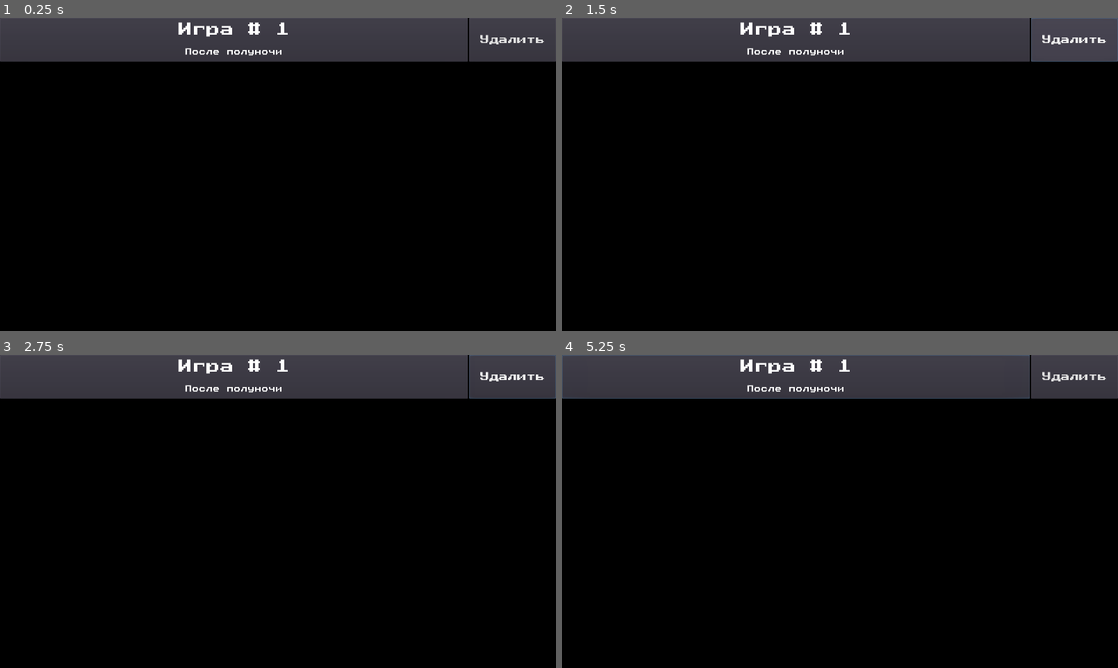
Above: before the commit, frames 1-4 (two rows, left to right).
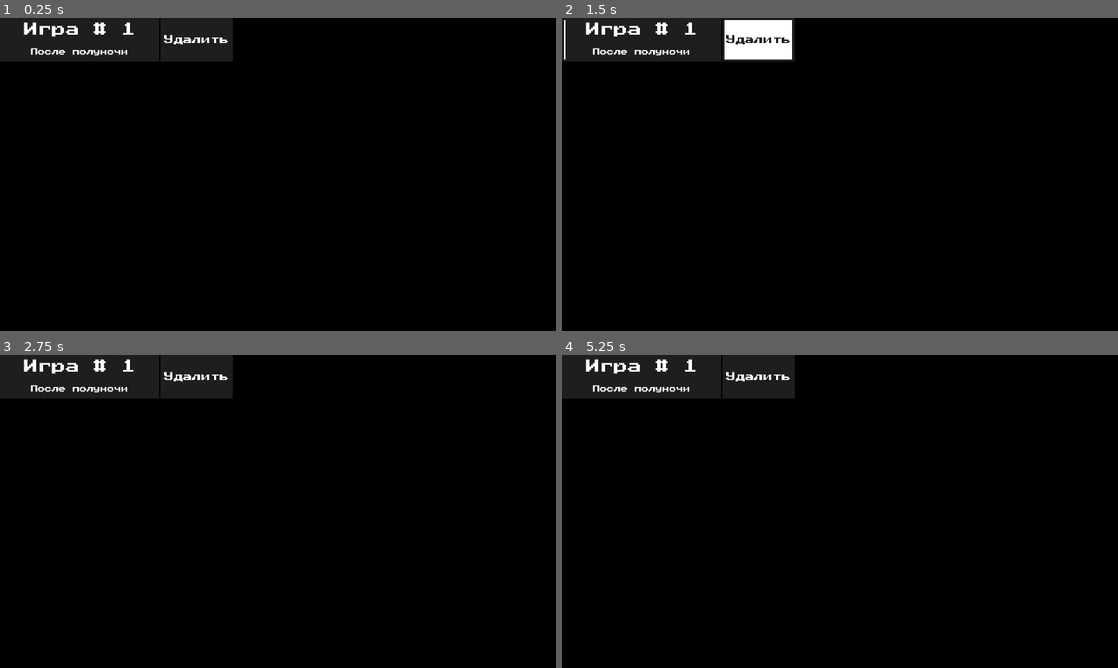
Above: after the commit, the same moments.

Repository: ordinary-dev/student-quest
Game: Godot game, scene res://Scenes/menu/button-load.tscn
The game is run twice, just before and just after one commit, with the same random seed, the same clock (stepped at 60 frames per second) and the same inputs. This scene is started directly instead of the project's main scene.
Inputs (mouse positions are in pixels of both pictures, inside the frame that each line leads up to; where the layout moved, square brackets give the same spot in the first picture):
- Up to frame 1 (0.25 s): no input
- Up to frame 2 (1.5 s): click (639, 39) [795, 39] at 0.5 s; click "Удалить" at 1.25 s
- Up to frame 3 (2.75 s): tap Enter (ui_accept) at 2, 2.27 s; move the mouse to (400, 495) at 2.02 s; hold Right (ui_right) from 2.03 s (still down); click (400, 495) at 2.17 s
- Up to frame 4 (5.25 s): tap Enter (ui_accept) at 2.75, 3.02, 3.5, 4.25, 4.52, 5 s; move the mouse to (728, 527) at 2.77 s; release Right (ui_right) at 2.78 s; hold Down (ui_down) 2.78-3.53 s; move the mouse to (895, 442) at 3.52 s; hold Right (ui_right) 3.53-4.28 s; move the mouse to (812, 574) at 4.27 s; hold Shift (speed_up) 4.28-5.03 s; click (812, 574) at 4.42 s; move the mouse to (1006, 558) at 5.02 s; hold Left (ui_left) from 5.03 s (still down)

The runs differ from the first frame. In frame 1, 14% of the frame differs, in the area x 0-100%, y 0-14%; in frame 2, 14%; in frame 3, 14%; in frame 4, 14%.

Commit message:
Improve loading script and buttons design

Diff:
--- a/Scenes/menu/button-load.tscn
+++ b/Scenes/menu/button-load.tscn
@@ -1,22 +1,60 @@
-[gd_scene load_steps=3 format=2]
+[gd_scene load_steps=5 format=2]
 
 [ext_resource path="res://Fonts/PressStart_Res/Pixel_font_small.tres" type="DynamicFont" id=1]
 [ext_resource path="res://Fonts/PressStart_Res/Pixel_font_large.tres" type="DynamicFont" id=2]
+[ext_resource path="res://Scenes/templates/Button.tscn" type="PackedScene" id=3]
+
+[sub_resource type="GDScript" id=1]
+script/source = "extends HBoxContainer
+
+# Текстовые поля
+export (NodePath) var game_name
+export (NodePath) var game_stage
+
+# Путь кнопки удаления
+export (NodePath) var del_game
+# Путь кнопки загрузки
+export (NodePath) var load_game
+
+# Задать имя игры
+func set_game_name(text : String) -> void:
+	get_node(game_name).text = text
+
+
+# Задать текст
+func set_game_stage(text : String) -> void:
+	get_node(game_stage).text = text
+
+# Получить кнопку удаления
+func get_delete_btn() -> Node:
+	return get_node(del_game)
+
+# Получить кнопку загрузки
+func get_load_btn() -> Node:
+	return get_node(load_game)
+"
 
 [node name="0" type="HBoxContainer"]
 anchor_right = 1.0
 anchor_bottom = 1.0
-margin_right = 0.00012207
+margin_right = -1116.0
 margin_bottom = -930.0
 rect_min_size = Vector2( 0, 150 )
+script = SubResource( 1 )
 __meta__ = {
 "_edit_use_anchors_": false
 }
+game_name = NodePath("BtnLoad/ContLoad/TextGame")
+game_stage = NodePath("BtnLoad/ContLoad/TextStage")
+del_game = NodePath("BtnDel")
+load_game = NodePath("BtnLoad")
 
-[node name="BtnLoad" type="Button" parent="."]
-margin_right = 1616.0
+[node name="BtnLoad" parent="." instance=ExtResource( 3 )]
+margin_right = 550.0
 margin_bottom = 150.0
-size_flags_horizontal = 3
+rect_min_size = Vector2( 550, 150 )
+btn_text = ""
+text_fields = [ NodePath("ContLoad/TextGame"), NodePath("ContLoad/TextStage") ]
 
 [node name="ContLoad" type="VBoxContainer" parent="BtnLoad"]
 anchor_right = 1.0
@@ -26,7 +64,7 @@
 }
 
 [node name="TextGame" type="Label" parent="BtnLoad/ContLoad"]
-margin_right = 1616.0
+margin_right = 550.0
 margin_bottom = 80.0
 rect_min_size = Vector2( 0, 80 )
 size_flags_vertical = 3
@@ -37,7 +75,7 @@
 
 [node name="TextStage" type="Label" parent="BtnLoad/ContLoad"]
 margin_top = 84.0
-margin_right = 1616.0
+margin_right = 550.0
 margin_bottom = 150.0
 size_flags_vertical = 3
 custom_fonts/font = ExtResource( 1 )
@@ -48,9 +86,9 @@
 "_edit_use_anchors_": false
 }
 
-[node name="BtnDel" type="Button" parent="."]
-margin_left = 1620.0
-margin_right = 1920.0
+[node name="BtnDel" parent="." instance=ExtResource( 3 )]
+margin_left = 554.0
+margin_right = 804.0
 margin_bottom = 150.0
-rect_min_size = Vector2( 300, 0 )
-text = "Удалить"
+rect_min_size = Vector2( 250, 150 )
+btn_text = "Удалить"
--- a/Scenes/menu/confirm.tscn
+++ b/Scenes/menu/confirm.tscn
@@ -32,15 +32,17 @@
 [node name="VBoxContainer" type="VBoxContainer"]
 anchor_right = 1.0
 anchor_bottom = 1.0
-margin_right = -960.0
+margin_right = -1290.0
+margin_bottom = -583.0
+custom_constants/separation = 60
 script = SubResource( 1 )
 __meta__ = {
 "_edit_use_anchors_": false
 }
 
 [node name="Label" type="Label" parent="."]
-margin_right = 960.0
-margin_bottom = 538.0
+margin_right = 630.0
+margin_bottom = 137.0
 size_flags_vertical = 7
 text = "Вы действительно хотите выйти?
 Все данные будут сохранены"
@@ -49,25 +51,24 @@
 autowrap = true
 
 [node name="HBoxContainer" type="HBoxContainer" parent="."]
-margin_top = 542.0
-margin_right = 960.0
-margin_bottom = 1080.0
+margin_top = 197.0
+margin_right = 630.0
+margin_bottom = 497.0
 size_flags_vertical = 3
 custom_constants/separation = 30
+alignment = 1
 
 [node name="Button_No" parent="HBoxContainer" instance=ExtResource( 1 )]
-margin_right = 465.0
-margin_bottom = 538.0
-size_flags_horizontal = 3
+margin_right = 300.0
+margin_bottom = 300.0
+rect_min_size = Vector2( 300, 300 )
 btn_text = "Нет"
-use_animation = false
 
 [node name="Button_Yes2" parent="HBoxContainer" instance=ExtResource( 1 )]
-margin_left = 495.0
-margin_right = 960.0
-margin_bottom = 538.0
-size_flags_horizontal = 3
+margin_left = 330.0
+margin_right = 630.0
+margin_bottom = 300.0
+rect_min_size = Vector2( 300, 300 )
 btn_text = "Да"
-use_animation = false
 [connection signal="pressed" from="HBoxContainer/Button_No" to="." method="_return"]
 [connection signal="pressed" from="HBoxContainer/Button_Yes2" to="." method="_quit"]
--- a/Scenes/menu/load.tscn
+++ b/Scenes/menu/load.tscn
@@ -60,26 +60,24 @@
 			var tmp = loadbtn.instance()
 			tmp.name = dir_name + \"_btn\"
 			box.add_child(tmp)
+			var btn = get_node(\"ScrollContainer/VBoxContainer/\" + dir_name + \"_btn\")
 
 			# Изменить название сохранения
-			var loadpath : = \"ScrollContainer/VBoxContainer/\" + dir_name + \"_btn/BtnLoad/ContLoad/TextGame\"
-			get_node(loadpath).text = \"#\" + dir_name
+			btn.set_game_name(\"#\" + dir_name)
 
 			# Привязать кнопку удаления
-			var delpath : = \"ScrollContainer/VBoxContainer/\" + dir_name + \"_btn/BtnDel\"
-			var state = get_node(delpath).connect(\"pressed\", self, \"on_Del_Pressed\", [dir_name])
+			var state = btn.get_delete_btn().connect(
+				\"pressed\", self, \"on_Del_Pressed\", [dir_name])
 			assert(state == OK)
 
 			# Прочитать stage из папки
 			var stage = get_node(\"/root/prop\").get_param(dir_name, \"stage\")
 			var properties : Dictionary = get_node(\"/root/events\").get_event_info(stage)
-			var stagepath : = \"ScrollContainer/VBoxContainer/\" + dir_name + \"_btn/BtnLoad/ContLoad/TextStage\"
-			get_node(stagepath).text = properties[\"name\"]
+			btn.set_game_stage(properties[\"name\"])
 
 
 			# Привязать кнопку к загрузке игры
-			var btnpath = \"ScrollContainer/VBoxContainer/\" + dir_name + \"_btn/BtnLoad\"
-			state = get_node(btnpath).connect(
+			state = btn.get_load_btn().connect(
 				\"pressed\", self,
 				\"btn_load_scene\",
 				[properties[\"scene\"], dir_name])
--- a/Scenes/menu/menu.tscn
+++ b/Scenes/menu/menu.tscn
@@ -107,6 +107,7 @@
 position = Vector2( 960, 540 )
 scale = Vector2( 40, 40 )
 frames = ExtResource( 8 )
+frame = 2
 playing = true
 
 [node name="HBoxContainer" type="HBoxContainer" parent="."]
@@ -144,28 +145,28 @@
 text = "Student quest"
 align = 1
 
-[node name="ColorRect5" parent="HBoxContainer/MarginContainer/VBoxContainer" instance=ExtResource( 7 )]
+[node name="BtnNew" parent="HBoxContainer/MarginContainer/VBoxContainer" instance=ExtResource( 7 )]
 margin_top = 104.0
 margin_right = 758.0
 margin_bottom = 270.0
 size_flags_vertical = 3
 btn_text = "Новая игра"
 
-[node name="ColorRect6" parent="HBoxContainer/MarginContainer/VBoxContainer" instance=ExtResource( 7 )]
+[node name="BtnLoad" parent="HBoxContainer/MarginContainer/VBoxContainer" instance=ExtResource( 7 )]
 margin_top = 274.0
 margin_right = 758.0
 margin_bottom = 440.0
 size_flags_vertical = 3
 btn_text = "Загрузить игру"
 
-[node name="ColorRect7" parent="HBoxContainer/MarginContainer/VBoxContainer" instance=ExtResource( 7 )]
+[node name="BtnSettings" parent="HBoxContainer/MarginContainer/VBoxContainer" instance=ExtResource( 7 )]
 margin_top = 444.0
 margin_right = 758.0
 margin_bottom = 610.0
 size_flags_vertical = 3
 btn_text = "Настройки"
 
-[node name="ColorRect8" parent="HBoxContainer/MarginContainer/VBoxContainer" instance=ExtResource( 7 )]
+[node name="BtnQuit" parent="HBoxContainer/MarginContainer/VBoxContainer" instance=ExtResource( 7 )]
 margin_top = 614.0
 margin_right = 758.0
 margin_bottom = 780.0
@@ -210,7 +211,7 @@
 margin_top = 150.0
 margin_right = 858.0
 margin_bottom = 930.0
-[connection signal="pressed" from="HBoxContainer/MarginContainer/VBoxContainer/ColorRect5" to="." method="_new_game"]
-[connection signal="pressed" from="HBoxContainer/MarginContainer/VBoxContainer/ColorRect6" to="." method="_load_game"]
-[connection signal="pressed" from="HBoxContainer/MarginContainer/VBoxContainer/ColorRect7" to="." method="_toggle_settings"]
-[connection signal="pressed" from="HBoxContainer/MarginContainer/VBoxContainer/ColorRect8" to="." method="_quit"]
+[connection signal="pressed" from="HBoxContainer/MarginContainer/VBoxContainer/BtnNew" to="." method="_new_game"]
+[connection signal="pressed" from="HBoxContainer/MarginContainer/VBoxContainer/BtnLoad" to="." method="_load_game"]
+[connection signal="pressed" from="HBoxContainer/MarginContainer/VBoxContainer/BtnSettings" to="." method="_toggle_settings"]
+[connection signal="pressed" from="HBoxContainer/MarginContainer/VBoxContainer/BtnQuit" to="." method="_quit"]
--- a/Scenes/templates/Button.tscn
+++ b/Scenes/templates/Button.tscn
@@ -2,7 +2,6 @@
 
 [sub_resource type="GDScript" id=1]
 script/source = "extends Button
-
 
 # Скрипт управления кнопкой
 # Позволяет удобно задавать текст
@@ -13,8 +12,10 @@
 onready var mrg = $MarginContainer
 onready var label = $Label
 
-export (Color) var light_color
-export (Color) var dark_color
+export (Color) var light_color = \"#ffffff\"
+export (Color) var dark_color = \"#1e1e1e\"
+
+export (Array, NodePath) var text_fields
 
 var gaps : int = 7
 
@@ -29,23 +30,25 @@
 
 func _on_Mouse_Enter():
 	if use_animation:
-		effect.interpolate_property(mrg,
-		\"custom_constants/margin_right\",
-		rect_size.x - gaps, gaps, 0.25,
-		Tween.TRANS_QUAD, Tween.EASE_IN_OUT
-		)
+		effect.interpolate_property(
+			mrg, \"custom_constants/margin_right\",
+			rect_size.x - gaps, gaps, 0.25,
+			Tween.TRANS_QUAD, Tween.EASE_IN_OUT)
 		effect.start()
 		label.add_color_override(\"font_color\", dark_color)
+		for i in text_fields:
+			get_node(i).add_color_override(\"font_color\", dark_color)
 
 func _on_Mouse_Exit():
 	if use_animation:
-		effect.interpolate_property(mrg,
-		\"custom_constants/margin_right\",
-		gaps, rect_size.x - gaps, 0.25,
-		Tween.TRANS_QUAD, Tween.EASE_IN_OUT
-		)
+		effect.interpolate_property(
+			mrg, \"custom_constants/margin_right\",
+			gaps, rect_size.x - gaps, 0.25,
+			Tween.TRANS_QUAD, Tween.EASE_IN_OUT)
 		effect.start()
 		label.add_color_override(\"font_color\", light_color)
+		for i in text_fields:
+			get_node(i).add_color_override(\"font_color\", light_color)
 "
 
 [node name="ColorRect" type="Button"]
@@ -60,8 +63,6 @@
 "_edit_use_anchors_": false
 }
 btn_text = "Hello"
-light_color = Color( 1, 1, 1, 1 )
-dark_color = Color( 0.117647, 0.117647, 0.117647, 1 )
 
 [node name="ColorRect" type="ColorRect" parent="."]
 anchor_right = 1.0
